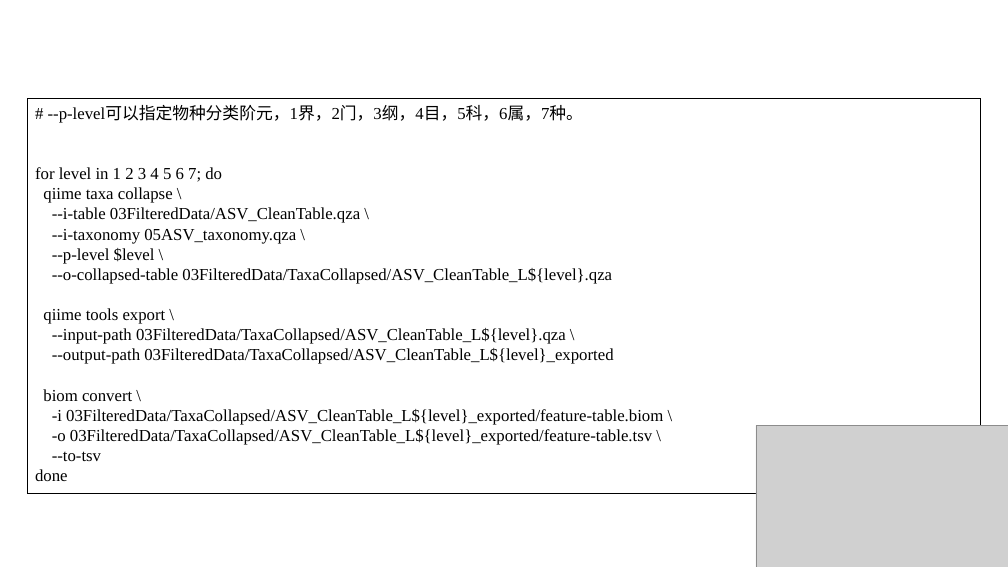
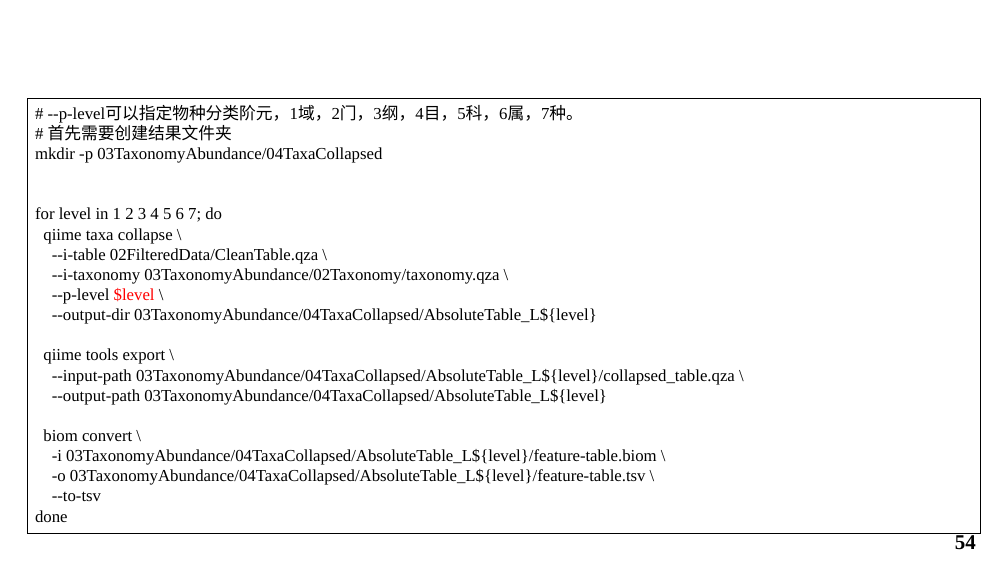
Before and after one commit to shueho/BioDataTools, a slide deck: slide 54 of Toy/16S.pptx (slide 50 before the commit). Drawn at 1008x567 pixels with LibreOffice and Linux fonts; fonts in the diff are those of the drawing; grey boxes stand for pictures; background and template pictures are left out. Boxes give left, top, right and bottom in pixels: in the first picture for what was removed or moved away, otherwise in the second. Text is boxed around its words. In the diff, an @@ line names an element or a change of style, - is before the commit and + after.

```diff
--- a/Toy/16S.pptx
+++ b/Toy/16S.pptx
@@ rectangle "# --p-level可以指定物种分类阶元，1域，2门，3纲，4目，5科，6属，7种。": place and size @@
-rectangle "# --p-level可以指定物种分类阶元，1域，2门，3纲，4目，5科，6属，7种。" at (28,98,981,493)
+rectangle "# --p-level可以指定物种分类阶元，1域，2门，3纲，4目，5科，6属，7种。" at (28,98,981,534)
@@ text in rectangle at (35,105,583,163): text changed @@
-# --p-level可以指定物种分类阶元，1界，2门，3纲，4目，5科，6属，7种。
+# --p-level可以指定物种分类阶元，1域，2门，3纲，4目，5科，6属，7种。
+# 首先需要创建结果文件夹
+mkdir -p 03TaxonomyAbundance/04TaxaCollapsed
@@ text in rectangle at (52,248,499,284): text changed @@
---i-table 03FilteredData/ASV_CleanTable.qza \
---i-taxonomy 05ASV_taxonomy.qza \
+--i-table 02FilteredData/CleanTable.qza \
+--i-taxonomy 03TaxonomyAbundance/02Taxonomy/taxonomy.qza \
@@ text in rectangle at (52,288,155,304): text colour #000000 to #FF0000 in "$level" @@
@@ text in rectangle at (52,308,597,324): text changed @@
---o-collapsed-table 03FilteredData/TaxaCollapsed/ASV_CleanTable_L${level}.qza
+--output-dir 03TaxonomyAbundance/04TaxaCollapsed/AbsoluteTable_L${level}
@@ text in rectangle at (52,369,735,405): text changed @@
---input-path 03FilteredData/TaxaCollapsed/ASV_CleanTable_L${level}.qza \
---output-path 03FilteredData/TaxaCollapsed/ASV_CleanTable_L${level}_exported
+--input-path 03TaxonomyAbundance/04TaxaCollapsed/AbsoluteTable_L${level}/collapsed_table.qza \
+--output-path 03TaxonomyAbundance/04TaxaCollapsed/AbsoluteTable_L${level}
@@ text in rectangle at (52,449,657,485): text changed @@
--i 03FilteredData/TaxaCollapsed/ASV_CleanTable_L${level}_exported/feature-table.biom \
--o 03FilteredData/TaxaCollapsed/ASV_CleanTable_L${level}_exported/feature-table.tsv \
+-i 03TaxonomyAbundance/04TaxaCollapsed/AbsoluteTable_L${level}/feature-table.biom \
+-o 03TaxonomyAbundance/04TaxaCollapsed/AbsoluteTable_L${level}/feature-table.tsv \
@@ picture removed at (756,425,1008,567) @@
@@ page number at (955,533,976,550): text changed @@
-50
+54
```
Also in this commit, not shown: 50 other slides changed, 20 slides added, 13 slides removed.
